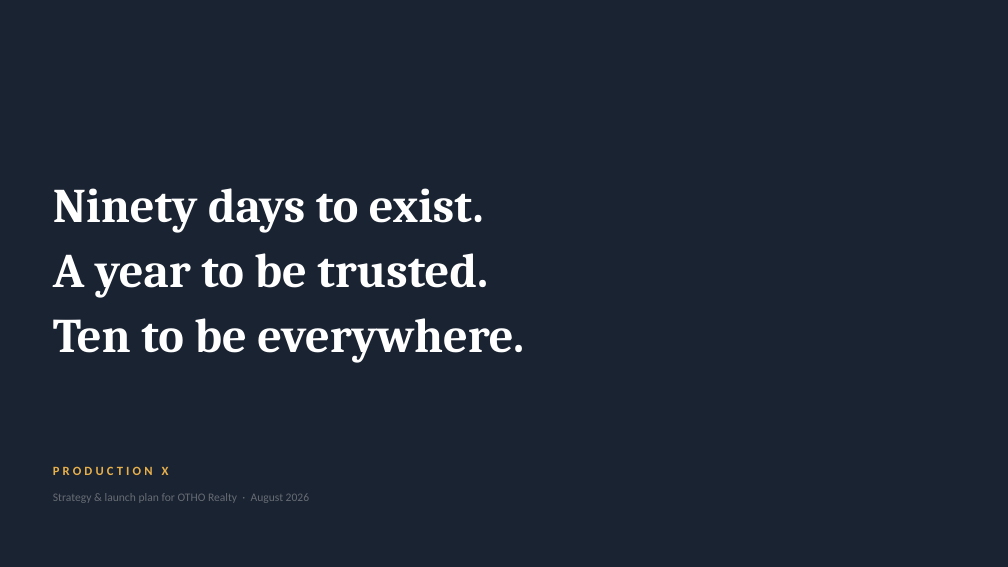
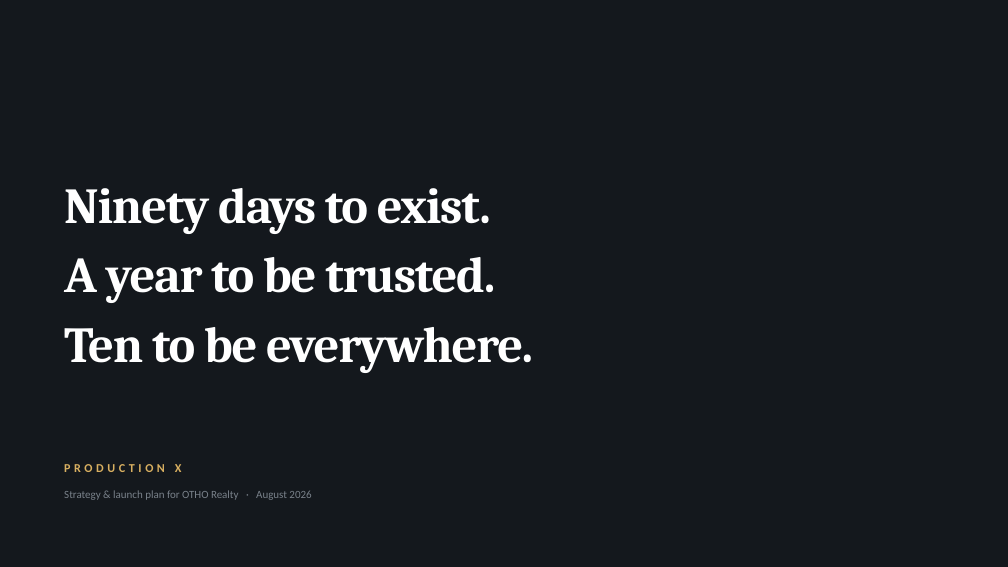
Before and after one commit to productionx-in/OTHO-REALTY, a slide deck: slide 33 of deck/Building_OTHO_ProductionX.pptx. Drawn at 1008x567 pixels with LibreOffice and Linux fonts; fonts in the diff are those of the drawing. Boxes give left, top, right and bottom in pixels: in the first picture for what was removed or moved away, otherwise in the second. Text is boxed around its words. In the diff, an @@ line names an element or a change of style, - is before the commit and + after.

```diff
--- a/deck/Building_OTHO_ProductionX.pptx
+++ b/deck/Building_OTHO_ProductionX.pptx
@@ background #1A2332 to #14181D @@
@@ text "Ninety days to exist.": place and size @@
-text "Ninety days to exist." at [53,188,524,363]
+text "Ninety days to exist." at [64,188,533,373]
@@ text "Ninety days to exist." at [64,188,533,373]: size 46 to 48 pt, letter spacing 0 to -1.1 pt; line spacing 62pt to 66pt @@
@@ text "PRODUCTION X": place and size @@
-text "PRODUCTION X" at [53,466,169,475]
+text "PRODUCTION X" at [64,464,182,472]
@@ text "PRODUCTION X" at [64,464,182,472]: size 12 to 11.5 pt, text colour #E8B04B to #D9B061, letter spacing 3 to 3.4 pt @@
@@ text "Strategy & launch plan for ...": place and size @@
-text "Strategy & launch plan for ..." at [53,493,309,503]
+text "Strategy & launch plan for ..." at [64,490,311,500]
@@ text "Strategy & launch plan for ..." at [64,490,311,500]: size 11 to 10.5 pt, text colour #676C74 to #79818A @@
```
Also in this commit, not shown: 32 other slides changed, 2 other files.
